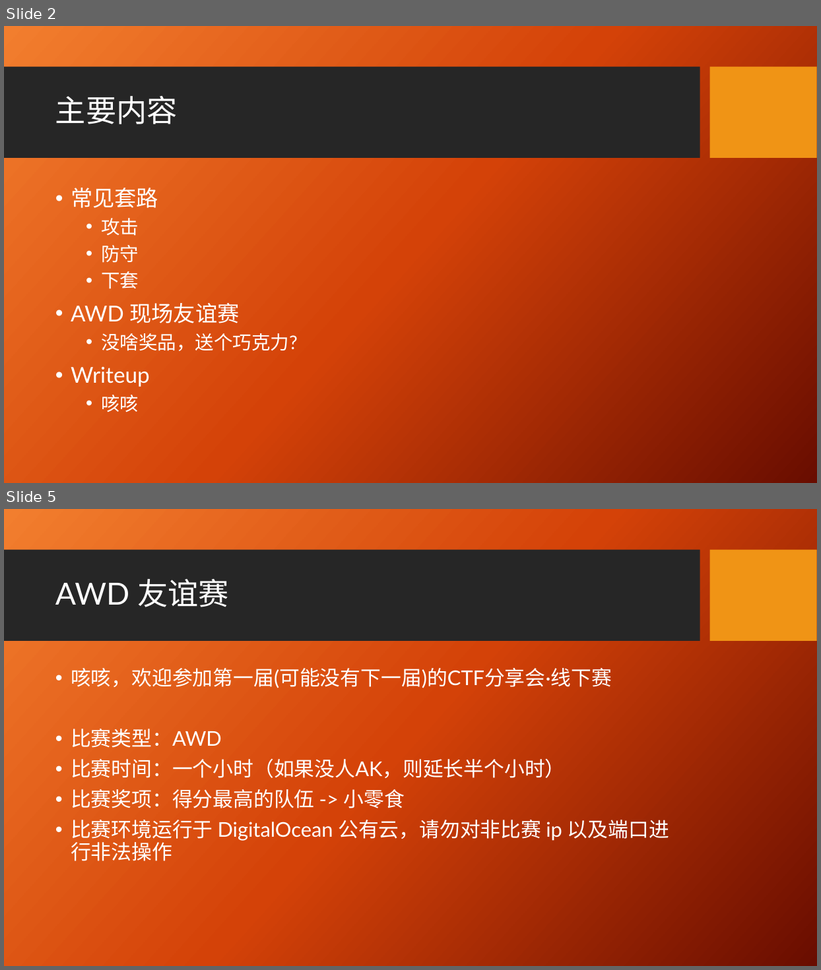
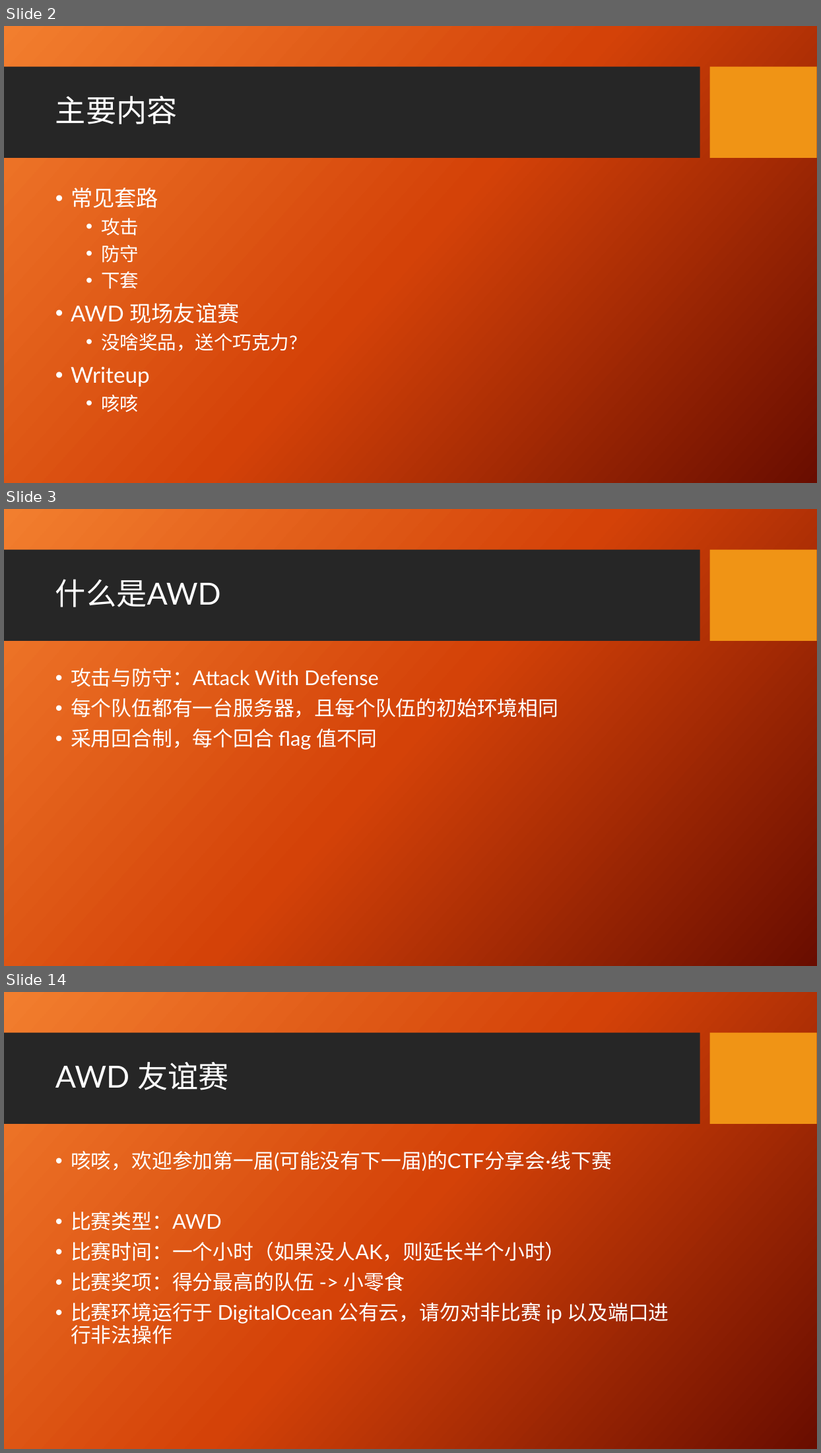
Before and after one commit to zzfly256/CTF-AWD-demo, a slide deck: CTF AWD.pptx. Shown one above the other, each under a label of ours: slides 2 and 5 before the commit, slides 2, 3 and 14 after it; the slides between them are not shown. The pictures are 821x970 and 821x1453 pixels, drawn with LibreOffice and Linux fonts; fonts in the diff are those of the drawing; background and template pictures are left out. Boxes give left, top, right and bottom in pixels: in the first picture for what was removed or moved away, otherwise in the second. Text is boxed around its words. In the diff, an @@ line names an element or a change of style, - is before the commit and + after.

```diff
--- a/CTF AWD.pptx
+++ b/CTF AWD.pptx
@@ slide 3 added at (x1=4, y1=509, x2=817, y2=966), background picture (left out); not listed: 2 template elements that a slide beside it also shows @@
@@ title added at (x1=55, y1=579, x2=221, y2=607), 36 pt, text #FFFFFF @@
+什么是AWD
@@ text added at (x1=71, y1=668, x2=558, y2=750), 24 pt, text #FFFFFF @@
+• 攻击与防守：Attack With Defense
+• 每个队伍都有一台服务器，且每个队伍的初始环境相同
+• 采用回合制，每个回合 flag 值不同
@@ what was slide 5 is now slide 14 @@
```
Also in this commit, not shown: 3 slides changed, 9 other slides added, 23 other files.
